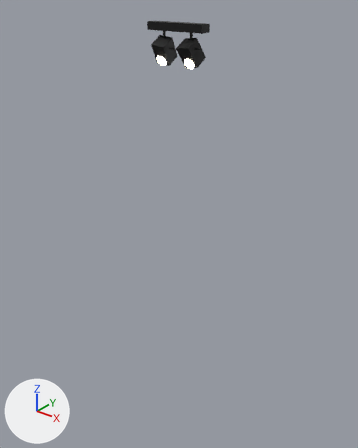
The glTF model velluce/models/plafonnier-spot-moderne-noir-orientable-modele-nerava.glb as it was, and as the next commit left it.
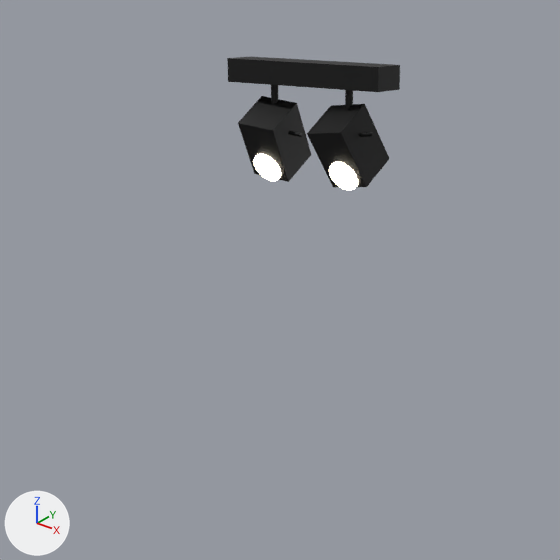
Each version appears first whole from a camera (50 mm lens) standing at (1.443, -1.793, 2.552) and looking at (-0.053, 0.077, 1.393), and next in a close-up on the part from 18% to 75% of the width and 0% to 45% of the height. Arrows for +X, +Y and +Z are at lower left; the lights stay in place. The first two pictures are the older version. Where no turn or scale is listed for an object, it has been applied to the vertices. Vertices at exactly the same position are counted once.
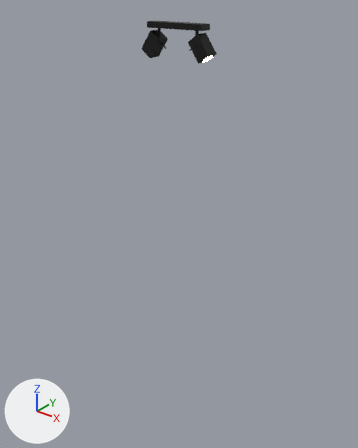
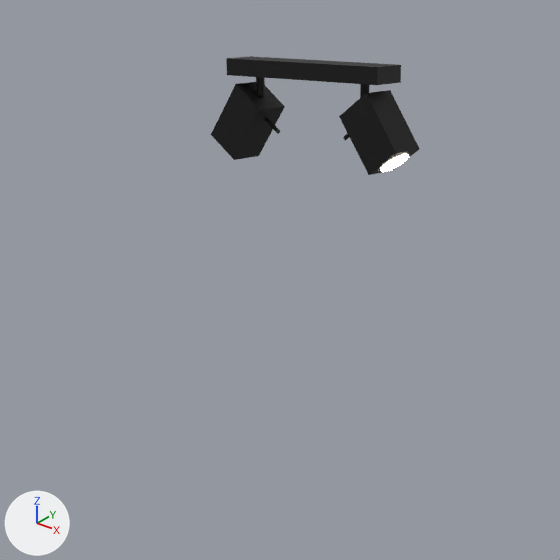
Commit message: Nerava fidèle aux photos + placement AR au plafond (WebXR)

ob_node_5 is not drawn itself; it is the parent of ob_mesh_3, ob_mesh_4.
ob_node_10 is not drawn itself; it is the parent of ob_mesh_7, ob_mesh_8.

Where the newer file only moved an object's origin or applied its transform, the numbers keep the older frame.

Changed parts and their boxes [x1, y1, x2, y2] in the close-ups (560 x 560 px):
'Mesh_6', reshaped
    before: [307, 104, 390, 187]
    after: [339, 90, 419, 175]
'Mesh_2', reshaped (9% shorter)
    before: [238, 96, 311, 182]
    after: [211, 82, 285, 160]
'Mesh_0', rescaled (17% shorter)
    before: [227, 57, 400, 92]
    after: [226, 56, 401, 85]
'Mesh_7', reshaped, moved, turned
    before: [329, 162, 358, 191]
    after: [380, 153, 409, 172]
'Mesh_3', reshaped, moved, turned (not visible afterwards)
    before: [253, 153, 281, 181]
'Mesh_1', moved
    before: [271, 85, 278, 103]
    after: [256, 77, 265, 96]
'Mesh_5', moved (mostly hidden)
    before: [345, 90, 353, 109]
    after: [360, 84, 370, 98]
'Mesh_4', moved, turned
    before: [289, 131, 303, 137]
    after: [265, 118, 280, 134]
'Mesh_8', moved, turned
    before: [359, 132, 374, 137]
    after: [343, 133, 349, 140]

The change, as a diff of the scene's bpy script:
```diff
--- a/velluce/models/plafonnier-spot-moderne-noir-orientable-modele-nerava.glb.py
+++ b/velluce/models/plafonnier-spot-moderne-noir-orientable-modele-nerava.glb.py
@@ me_mesh_0 @@
-me_mesh_0.from_pydata(...)  # 8 vertices, 12 faces; spans x -0.15..0.15, y -0.027..0.027, z -0.018..0.018
+me_mesh_0.from_pydata(...)  # 8 vertices, 12 faces; spans x -0.15..0.15, y -0.03..0.03, z -0.013..0.013
+# me_mesh_0 part 1: the whole mesh is scaled about its middle by (1, 1.09, 0.714)
 me_mesh_0.materials.append(mat_material_0)
@@ me_mesh_2 @@
-me_mesh_2.from_pydata(...)  # 8 vertices, 12 faces; spans x -0.0407..0.0407, y -0.058..0.058, z -0.0642..0.0642
-me_mesh_2.vertices[0].co = (0.0407, -0.0536, 0.0205)  # pixel (272, 130)
-me_mesh_2.vertices[1].co = (0.0407, 0.0061, 0.057)  # pixel (296, 102)
-me_mesh_2.vertices[2].co = (0.0288, -0.0017, -0.0642)  # pixel (288, 181)
-me_mesh_2.vertices[3].co = (0.0288, 0.058, -0.0276)  # pixel (311, 154)
-me_mesh_2.vertices[4].co = (-0.0288, 0.0017, 0.0642)  # pixel (261, 95)
-me_mesh_2.vertices[5].co = (-0.0288, -0.058, 0.0276)  # pixel (237, 122)
-me_mesh_2.vertices[6].co = (-0.0407, 0.0536, -0.0205)
-me_mesh_2.vertices[7].co = (-0.0407, -0.0061, -0.057)  # pixel (254, 173)
+me_mesh_2.from_pydata(...)  # 8 vertices, 12 faces; spans x -0.1133..-0.0048, y -0.031..0.031, z -0.0344..0.083
+# me_mesh_2 part 2
+me_mesh_2.vertices[0].co = (-0.0048, -0.031, 0.047)  # pixel (260, 109)
+me_mesh_2.vertices[1].co = (-0.0048, 0.031, 0.047)  # pixel (284, 106)
+me_mesh_2.vertices[2].co = (-0.0629, -0.031, -0.0344)  # pixel (234, 159)
+me_mesh_2.vertices[3].co = (-0.0629, 0.031, -0.0344)  # pixel (258, 156)
+me_mesh_2.vertices[4].co = (-0.0552, 0.031, 0.083)
+me_mesh_2.vertices[5].co = (-0.0552, -0.031, 0.083)  # pixel (235, 83)
+me_mesh_2.vertices[6].co = (-0.1133, 0.031, 0.0016)
+me_mesh_2.vertices[7].co = (-0.1133, -0.031, 0.0016)  # pixel (210, 134)
 me_mesh_2.materials.append(mat_material_0)
@@ me_mesh_3 @@
 # used by ob_mesh_3; parent = ob_node_5; location = (0.0, -0.036, -0.028); rotation_euler = (1.571, 0.0, 0.0), in degrees (90, 0, 0)
-me_mesh_3.from_pydata(...)  # 52 vertices, 96 faces; spans x -0.026..0.026, y -0.026..0.026, z -0.0025..0.0025
+me_mesh_3.from_pydata(...)  # 60 vertices, 112 faces; spans x -0.024..0.024, y -0.024..0.024, z -0.002..0.002
+# me_mesh_3 part 3: the whole mesh is rebuilt
 me_mesh_3.materials.append(mat_material_1)
@@ me_mesh_6 @@
-me_mesh_6.from_pydata(...)  # 8 vertices, 12 faces; spans x -0.0407..0.0407, y -0.058..0.058, z -0.0642..0.0642
-me_mesh_6.vertices[0].co = (0.0288, -0.058, 0.0276)  # pixel (340, 132)
-me_mesh_6.vertices[1].co = (0.0288, 0.0017, 0.0642)  # pixel (364, 103)
-me_mesh_6.vertices[2].co = (0.0407, -0.0061, -0.057)  # pixel (366, 187)
-me_mesh_6.vertices[3].co = (0.0407, 0.0536, -0.0205)  # pixel (389, 158)
-me_mesh_6.vertices[4].co = (-0.0407, 0.0061, 0.057)  # pixel (330, 105)
-me_mesh_6.vertices[5].co = (-0.0407, -0.0536, 0.0205)  # pixel (306, 133)
-me_mesh_6.vertices[6].co = (-0.0288, 0.058, -0.0276)
-me_mesh_6.vertices[7].co = (-0.0288, -0.0017, -0.0642)  # pixel (333, 187)
+me_mesh_6.from_pydata(...)  # 8 vertices, 12 faces; spans x 0.0048..0.1133, y -0.031..0.031, z -0.0344..0.083
+# me_mesh_6 part 4
+me_mesh_6.vertices[0].co = (0.0552, -0.031, 0.083)  # pixel (365, 93)
+me_mesh_6.vertices[1].co = (0.0552, 0.031, 0.083)  # pixel (390, 90)
+me_mesh_6.vertices[2].co = (0.1133, -0.031, 0.0016)  # pixel (396, 153)
+me_mesh_6.vertices[3].co = (0.1133, 0.031, 0.0016)  # pixel (419, 149)
+me_mesh_6.vertices[4].co = (0.0048, 0.031, 0.047)
+me_mesh_6.vertices[5].co = (0.0048, -0.031, 0.047)  # pixel (339, 116)
+me_mesh_6.vertices[6].co = (0.0629, 0.031, -0.0344)  # pixel (392, 170)
+me_mesh_6.vertices[7].co = (0.0629, -0.031, -0.0344)  # pixel (368, 175)
 me_mesh_6.materials.append(mat_material_0)
@@ me_mesh_7 @@
 # used by ob_mesh_7; parent = ob_node_10; location = (0.0, -0.036, -0.028); rotation_euler = (1.571, 0.0, 0.0), in degrees (90, 0, 0)
-me_mesh_7.from_pydata(...)  # 52 vertices, 96 faces; spans x -0.026..0.026, y -0.026..0.026, z -0.0025..0.0025
+me_mesh_7.from_pydata(...)  # 60 vertices, 112 faces; spans x -0.024..0.024, y -0.024..0.024, z -0.002..0.002
+# me_mesh_7 part 5: the whole mesh is rebuilt
 me_mesh_7.materials.append(mat_material_2)
@@ ob_mesh_0 @@
 ob_mesh_0 = bpy.data.objects.new('Mesh_0', me_mesh_0)
-ob_mesh_0.location = (0.0, 0.0, 2.382)
+ob_mesh_0.location = (0.0, 0.0, 2.388)
@@ ob_mesh_1 @@
 ob_mesh_1 = bpy.data.objects.new('Mesh_1', me_mesh_1)
-ob_mesh_1.location = (-0.075, 0.0, 2.35)
+ob_mesh_1.location = (-0.105, 0.0, 2.36)
@@ ob_node_5 @@
 ob_node_5.parent = ob_plafonnier_spot_moderne_noir_orientable_modele_nerava
-ob_node_5.location = (-0.075, 0.0, 2.28)
-ob_node_5.rotation_euler = (0.553, 0.102, 0.0629)  # degrees (32, 5.8, 3.6)
+ob_node_5.location = (-0.105, 0.0, 2.345)
+ob_node_5.rotation_euler = (0.0, 0.62, 0.0)  # degrees (0, 36, 0)
@@ ob_mesh_3 @@
 ob_mesh_3.parent = ob_node_5
-ob_mesh_3.location = (0.0, -0.036, -0.028)
-ob_mesh_3.rotation_euler = (1.571, 0.0, 0.0)  # degrees (90, 0, 0)
+ob_mesh_3.location = (0.0, 0.0, -0.101)
@@ ob_mesh_4 @@
 ob_mesh_4.parent = ob_node_5
-ob_mesh_4.location = (0.045, 0.0, 0.02)
+ob_mesh_4.location = (0.045, 0.0, -0.022)
 ob_mesh_4.rotation_euler = (0.0, -1.571, 0.0)  # degrees (0, -90, 0)
@@ ob_mesh_5 @@
 ob_mesh_5 = bpy.data.objects.new('Mesh_5', me_mesh_5)
-ob_mesh_5.location = (0.075, 0.0, 2.35)
+ob_mesh_5.location = (0.105, 0.0, 2.36)
@@ ob_node_10 @@
 ob_node_10.parent = ob_plafonnier_spot_moderne_noir_orientable_modele_nerava
-ob_node_10.location = (0.075, 0.0, 2.28)
-ob_node_10.rotation_euler = (0.553, -0.102, -0.0629)  # degrees (32, -5.8, -3.6)
+ob_node_10.location = (0.105, 0.0, 2.345)
+ob_node_10.rotation_euler = (0.0, -0.62, 0.0)  # degrees (0, -36, 0)
@@ ob_mesh_7 @@
 ob_mesh_7.parent = ob_node_10
-ob_mesh_7.location = (0.0, -0.036, -0.028)
-ob_mesh_7.rotation_euler = (1.571, 0.0, 0.0)  # degrees (90, 0, 0)
+ob_mesh_7.location = (0.0, 0.0, -0.101)
```
